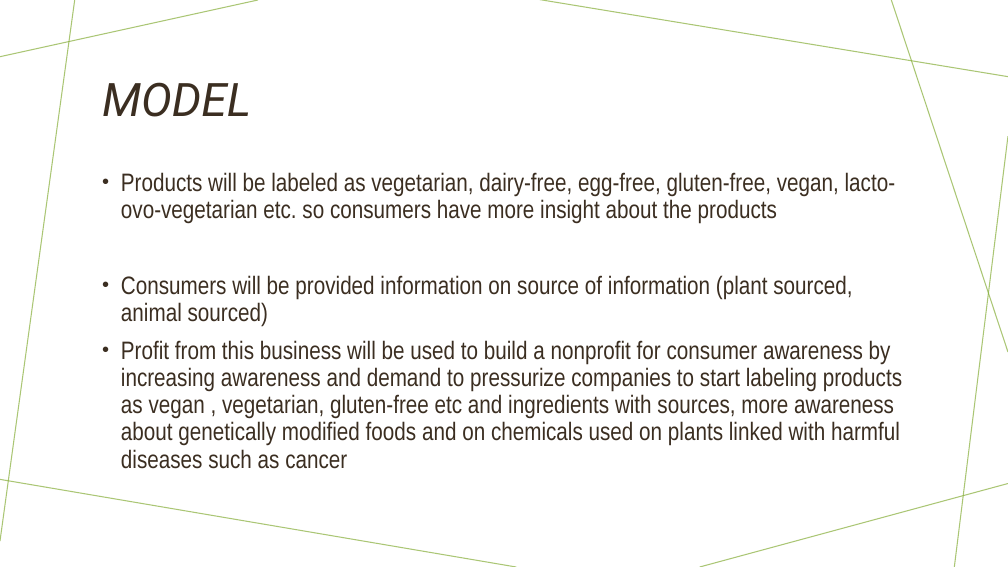
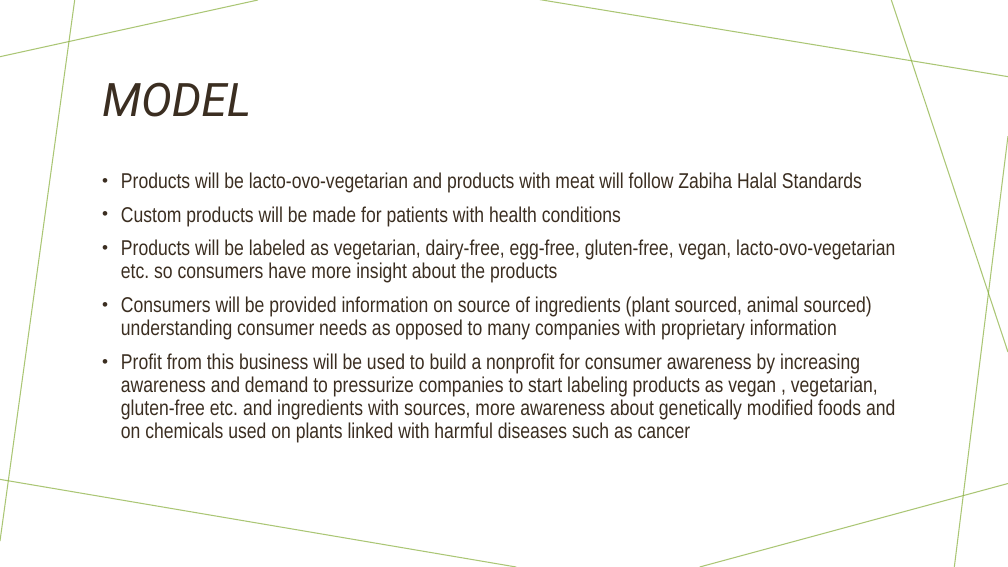
Before and after one commit to ZainabUn/Capstone1_Zainab, a slide deck: slide 2 of powerpointbusinessmodel.pptx. Drawn at 1008x567 pixels with LibreOffice and Linux fonts; fonts in the diff are those of the drawing. Boxes give left, top, right and bottom in pixels: in the first picture for what was removed or moved away, otherwise in the second. Text is boxed around its words. In the diff, an @@ line names an element or a change of style, - is before the commit and + after.

Commit message:
more modification

```diff
--- a/powerpointbusinessmodel.pptx
+++ b/powerpointbusinessmodel.pptx
@@ text at (121,172,862,226): paragraphs added @@
+• Products will be lacto-ovo-vegetarian and products with meat will follow Zabiha Halal Standards
+• Custom products will be made for patients with health conditions
@@ text at (121,239,895,283): size 24 to 20.4 pt in "Products will be labeled as vegetarian, dairy-free, ..." @@
@@ text at (121,296,895,443): text changed; size 24 to 20.4 pt @@
-• Consumers will be provided information on source of information (plant sourced, animal sourced)
-• Profit from this business will be used to build a nonprofit for consumer awareness by increasing awareness and demand to pressurize companies to start labeling products as vegan , vegetarian, gluten-free etc and ingredients with sources, more awareness about genetically modified foods and on chemicals used on plants linked with harmful diseases such as cancer
+• Consumers will be provided information on source of ingredients (plant sourced, animal sourced) understanding consumer needs as opposed to many companies with proprietary information
+• Profit from this business will be used to build a nonprofit for consumer awareness by increasing awareness and demand to pressurize companies to start labeling products as vegan , vegetarian, gluten-free etc. and ingredients with sources, more awareness about genetically modified foods and on chemicals used on plants linked with harmful diseases such as cancer
```
